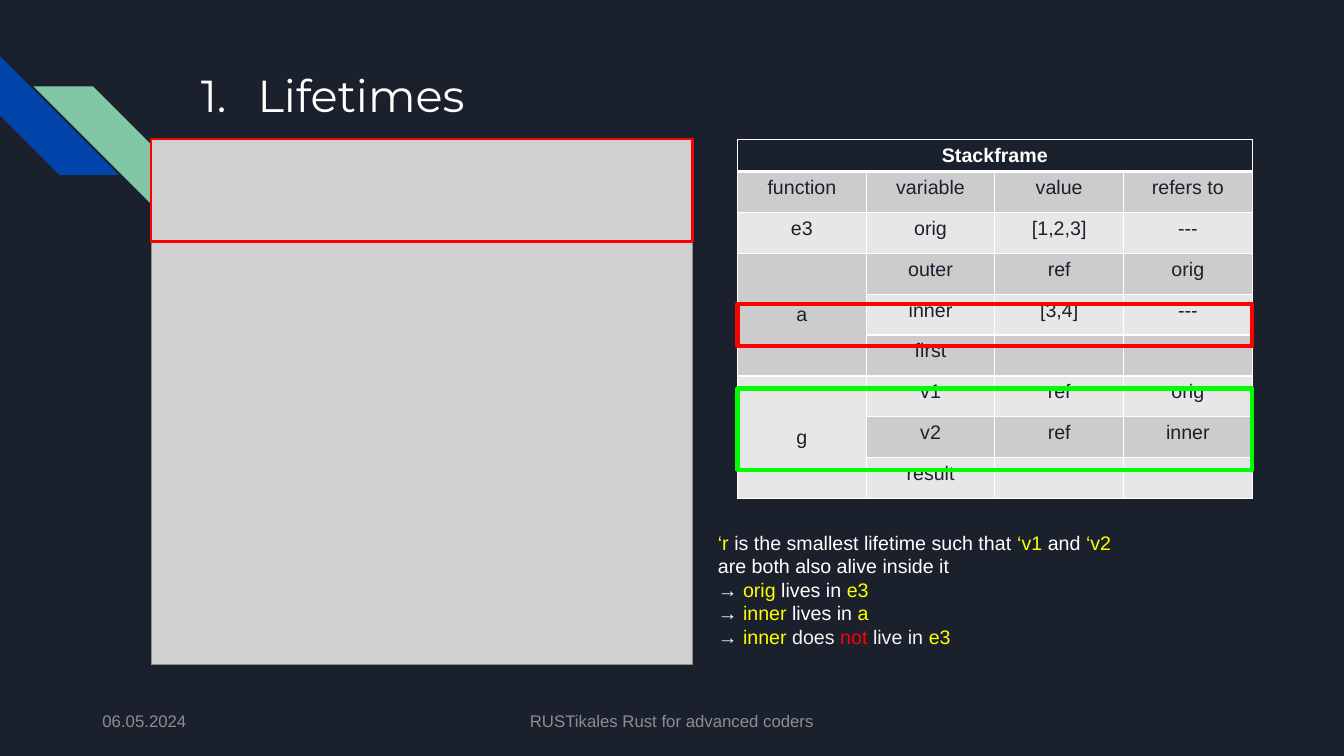
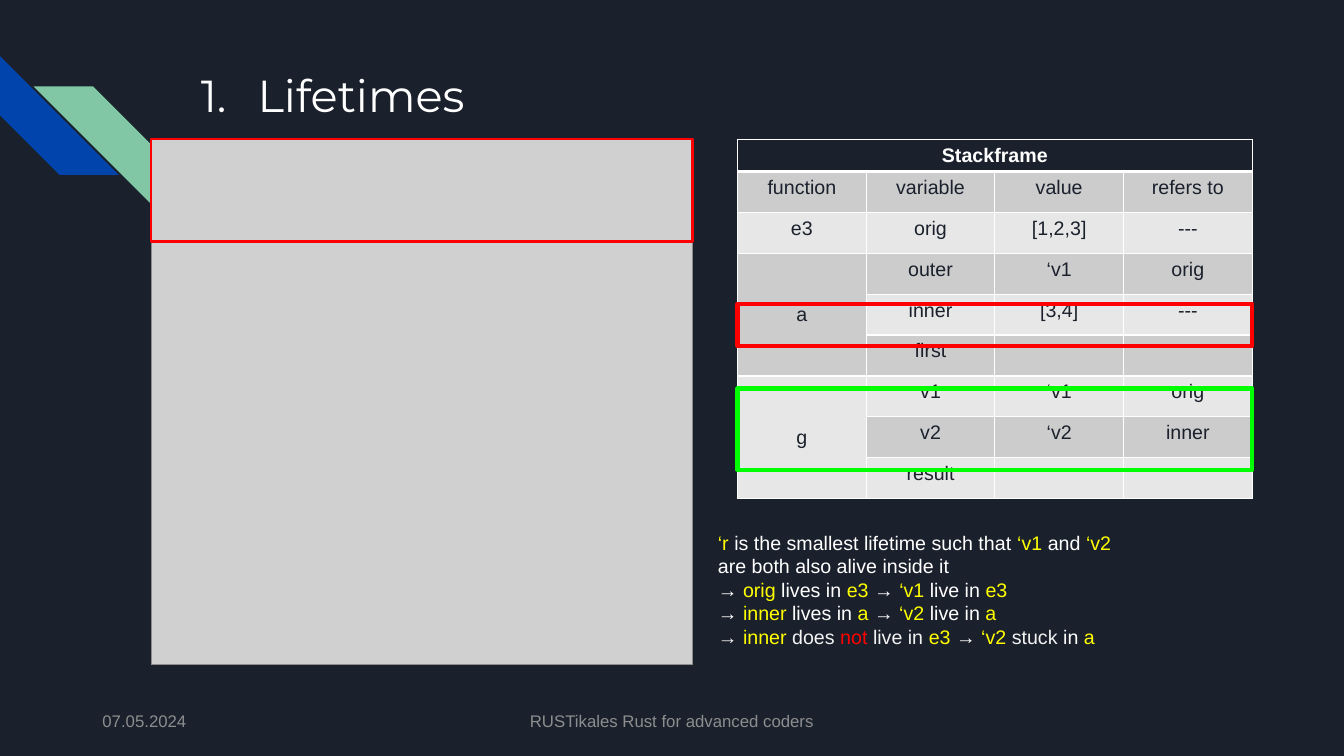
Before and after one commit to pfhaupt/progkurs, a slide deck: slide 107 of rust-advanced/02 - Lifetimes/02 - original.pptx (slide 100 before the commit). Drawn at 1344x756 pixels with LibreOffice and Linux fonts; fonts in the diff are those of the drawing; grey boxes stand for pictures. Boxes give left, top, right and bottom in pixels: in the first picture for what was removed or moved away, otherwise in the second. Text is boxed around its words. In the diff, an @@ line names an element or a change of style, - is before the commit and + after.

```diff
--- a/rust-advanced/02 - Lifetimes/02 - original.pptx
+++ b/rust-advanced/02 - Lifetimes/02 - original.pptx
@@ table at (738, 139, 1254, 512) @@
-row 4, column 3: ref
+row 4, column 3: ‘v1
-row 7, column 3: ref
+row 7, column 3: ‘v1
-row 8, column 3: ref
+row 8, column 3: ‘v2
@@ text at (743, 582, 1095, 645): text changed; text colour #FFFF00 to #FFFFFF @@
-→ orig lives in e3
-→ inner lives in a
-→ inner does not live in e3
+→ orig lives in e3 → ‘v1 live in e3
+→ inner lives in a → ‘v2 live in a
+→ inner does not live in e3 → ‘v2 stuck in a
@@ text at (102, 715, 186, 727): text changed @@
-06.05.2024
+07.05.2024
```
Also in this commit, not shown: 128 other slides changed, 9 slides added, 1 other file.
